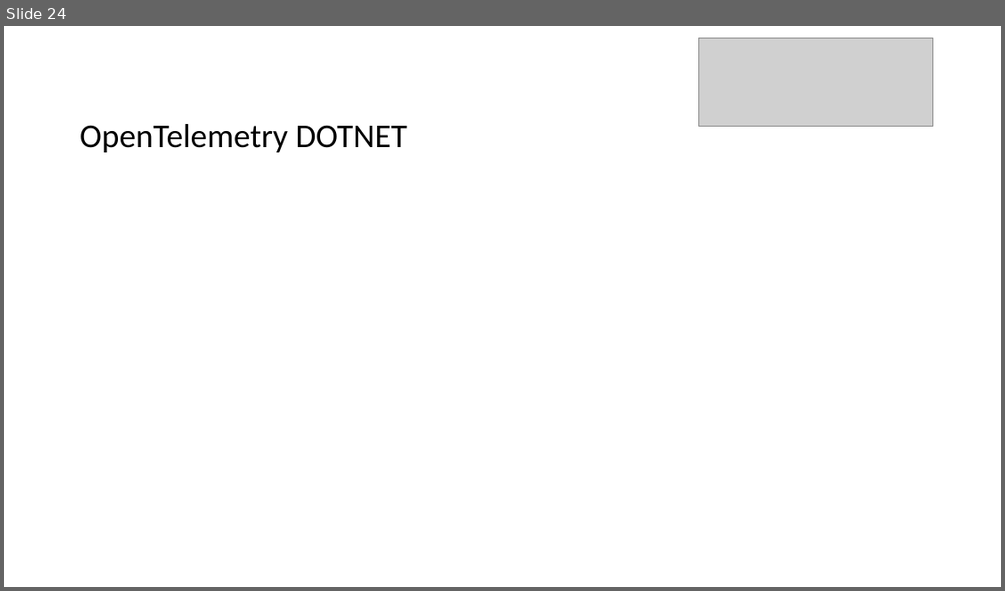
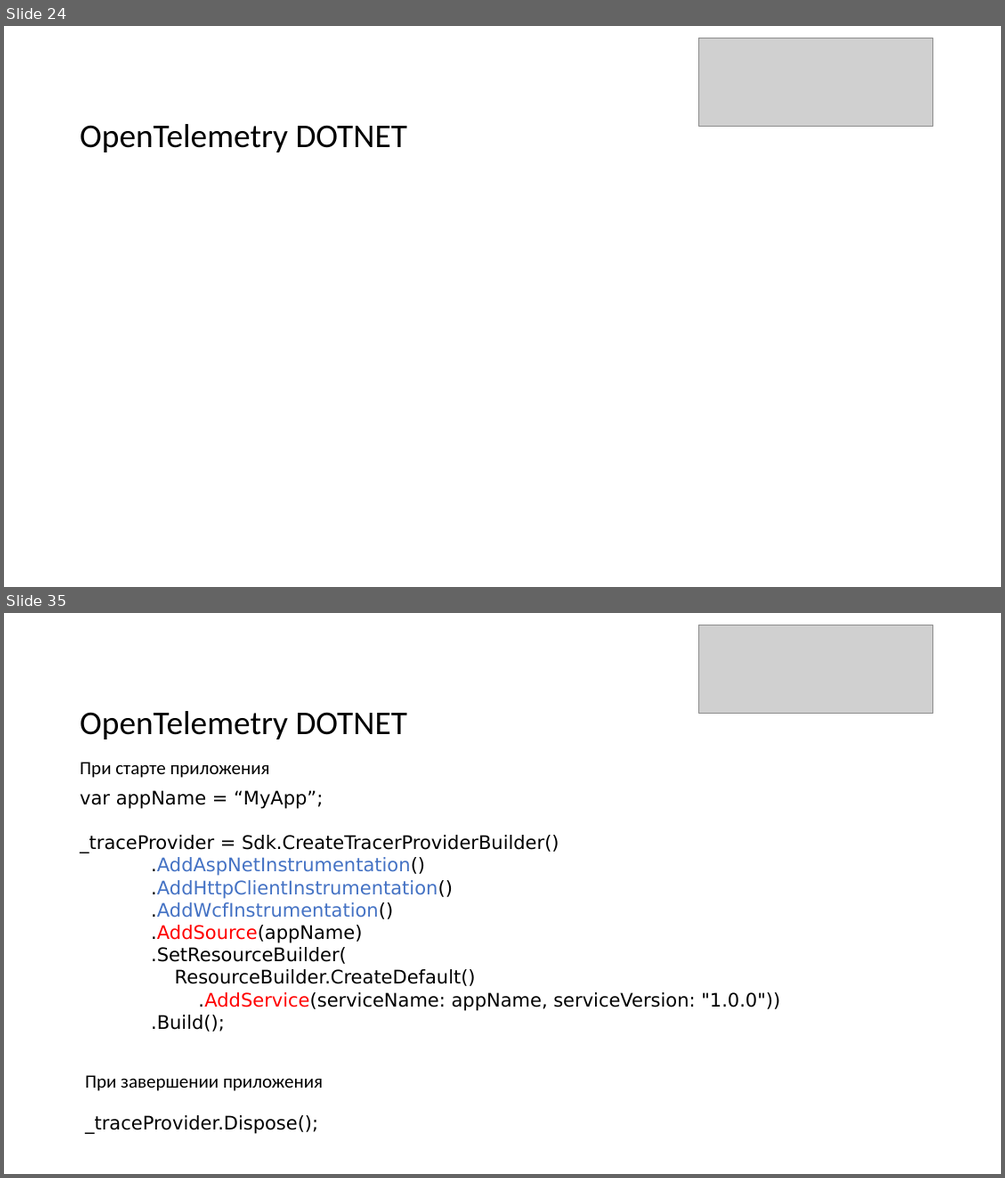
Before and after one commit to LoudThunderNET/OpenTelemetryPresentation, a slide deck: OpenTelemetry.pptx. Shown one above the other, each under a label of ours: slide 24 before the commit, slides 24 and 35 after it; the slides between them are not shown. The pictures are 1005x591 and 1005x1178 pixels, drawn with LibreOffice and Linux fonts; fonts in the diff are those of the drawing; grey boxes stand for pictures. Boxes give left, top, right and bottom in pixels: in the first picture for what was removed or moved away, otherwise in the second. Text is boxed around its words. In the diff, an @@ line names an element or a change of style, - is before the commit and + after.

Commit message:
Add dotnet embeding, links

```diff
--- a/OpenTelemetry.pptx
+++ b/OpenTelemetry.pptx
@@ slide 35 added at (4, 613, 1001, 1174), background #FFFFFF @@
@@ picture added at (699, 625, 932, 714) @@
@@ text added at (80, 711, 407, 739), 32 pt, text #000000 @@
+OpenTelemetry DOTNET
@@ text added at (80, 762, 270, 778), 18 pt, text #000000 @@
+При старте приложения
@@ text added at (80, 790, 780, 1031), 18 pt, text #000000 @@
+var appName = “MyApp”;
+_traceProvider = Sdk.CreateTracerProviderBuilder()
+.AddAspNetInstrumentation()
+.AddHttpClientInstrumentation()
+.AddWcfInstrumentation()
+.AddSource(appName)
+.SetResourceBuilder(
+ResourceBuilder.CreateDefault()
+.AddService(serviceName: appName, serviceVersion: "1.0.0"))
+.Build();
@@ text added at (85, 1075, 323, 1091), 18 pt, text #000000 @@
+При завершении приложения
@@ text added at (85, 1115, 318, 1134), 18 pt, text #000000 @@
+_traceProvider.Dispose();
```
Also in this commit, not shown: 4 slides changed, 14 other slides added, 1 other file.
